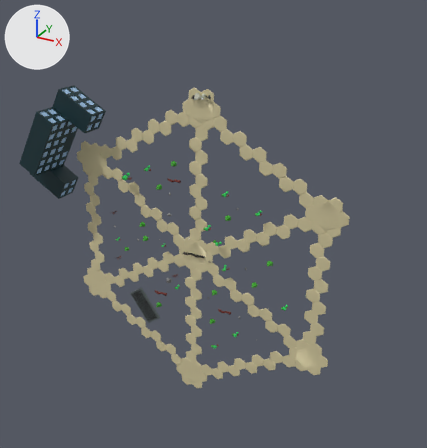
Renders of the glTF model src/3D/threejs/Models/Map/MainMap.glb from each side of a commit.
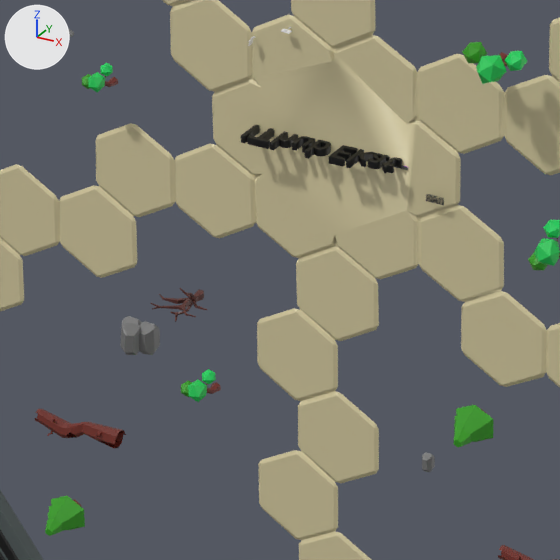
Each version appears first whole from a 50 mm camera at (93.4, -157.3, 94.4) aimed at (5.8, 2.0, 14.7), and next in a close-up on the part from 35% to 53% of the width and 52% to 69% of the height. Arrows for +X, +Y and +Z are at upper left; the lights stay in place. Where no turn or scale is listed for an object, it has been applied to the vertices.

Script lines for the objects in view, before the commit:
```python
me_circle_017 = bpy.data.meshes.new('Circle.017')
me_circle_017.from_pydata([(0.0, 1.0, 0.0), (-0.87, 0.5, 0.0), (-0.87, -0.5, 0.0), (0.0, -1.0, 0.0), (0.87, -0.5, 0.0), (0.87, 0.5, 0.0)], [], [(0, 1, 2), (2, 3, 4), (4, 5, 0), (2, 4, 0)])
me_circle_017.materials.append(mat_material_019)  # white #e7e7e7
me_plane_001 = bpy.data.meshes.new('Plane.001')
me_plane_001.from_pydata(...)  # 88 vertices, 84 faces; spans x -0.82..0.82, y -0.2..0.2, z 0.0..0.11
me_plane_001.materials.append(mat_material_008)  # dark grey #5d6159
me_text = bpy.data.meshes.new('Text')
me_text.from_pydata(...)  # 5748 vertices, 11464 faces; spans x 0.12..8.14, y -1.32..0.04, z -0.19..0.32
me_text.materials.append(mat_material_020)  # black #000000
ob_floor_002 = bpy.data.objects.new('floor.002', me_circle_017)
ob_floor_002.location = (0.07, 0.04, 2.74)
ob_floor_002.rotation_euler = (1.571, 0.0, 0.0)  # degrees (90, 0, 0)
ob_floor_002.scale = (-76.7, -76.7, -76.7)
ob_skate = bpy.data.objects.new('skate', me_plane_001)
ob_skate.location = (3.44, -0.07, 2.59)
ob_skate.rotation_euler = (1.571, 0.0, 0.0)  # degrees (90, 0, 0)
ob_skate.scale = (0.457, 0.457, 0.457)
ob_text = bpy.data.objects.new('Text', me_text)
ob_text.location = (-4.62, -0.06, 2.69)
# also in view: 'листья1.010' at (9.3, -2.2, 9.9); 'пол.003' at (-0.3, 0.0, 2.6); 'подставкаКлавиатуры' at (-22.6, -0.3, -24.0); 'Cylinder.007' at (7.5, -1.3, -9.9); 'Circle.004' at (-15.1, -0.2, -16.7)
```
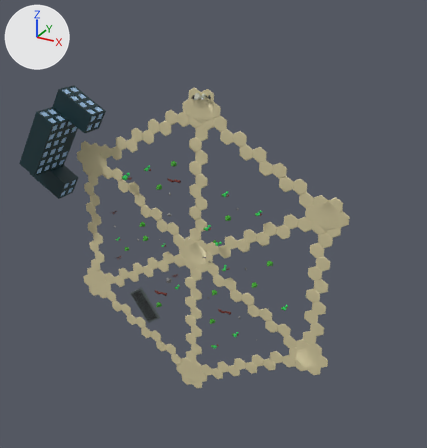
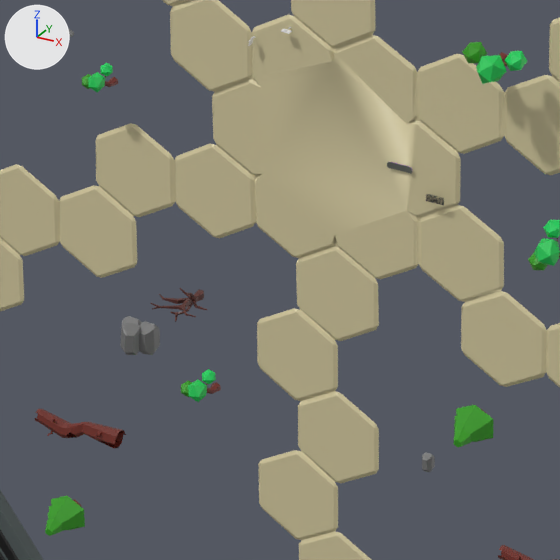
The change, as a diff of the scene's bpy script:
```diff
--- a/src/3D/threejs/Models/Map/MainMap.glb.py
+++ b/src/3D/threejs/Models/Map/MainMap.glb.py
@@ ob_text @@
-ob_text = bpy.data.objects.new('Text', me_text)
-ob_text.location = (-4.62, -0.06, 2.69)
@@ ob_skate @@
 ob_skate = bpy.data.objects.new('skate', me_plane_001)
-ob_skate.location = (3.44, -0.07, 2.59)
+ob_skate.location = (3.44, -0.13, 2.59)
 ob_skate.rotation_euler = (1.571, 0.0, 0.0)  # degrees (90, 0, 0)
-ob_skate.scale = (0.457, 0.457, 0.457)
+ob_skate.scale = (0.809, 0.809, 0.809)
```

Changed parts and their boxes (x1, y1, x2, y2) in the close-ups (560 x 560 px):
'Text', deleted (black): before (241, 125, 402, 174)
'skate', moved, rescaled: before (395, 165, 408, 170); after (387, 162, 412, 174)
